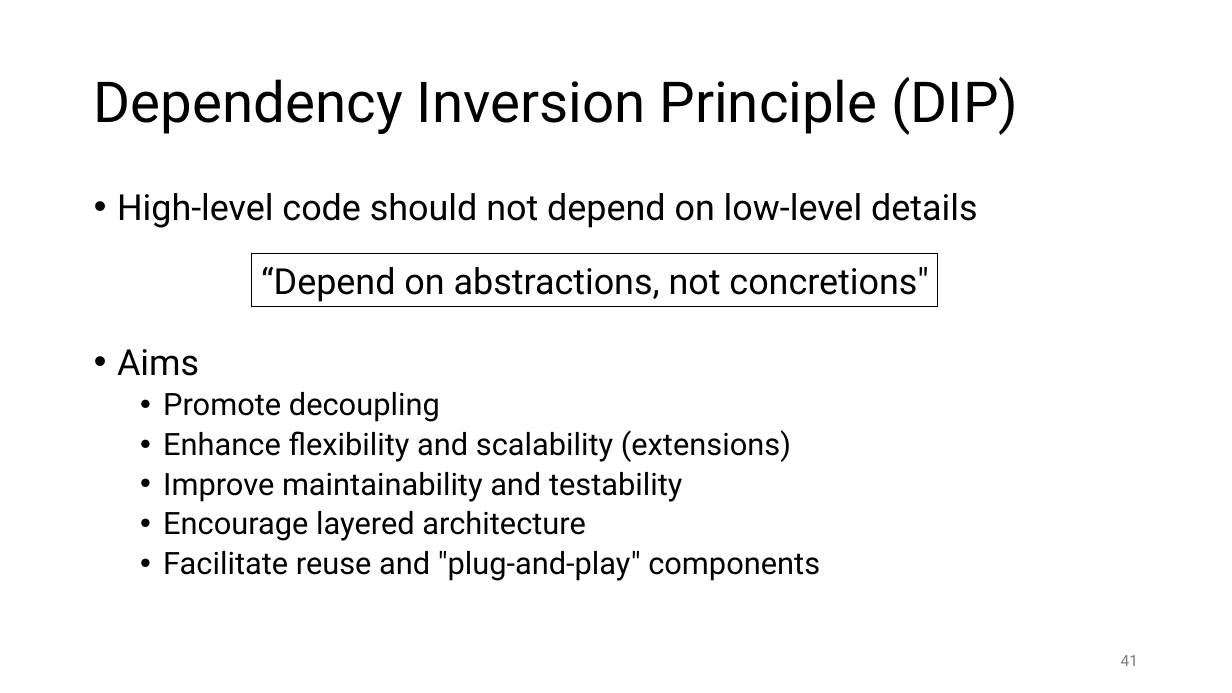
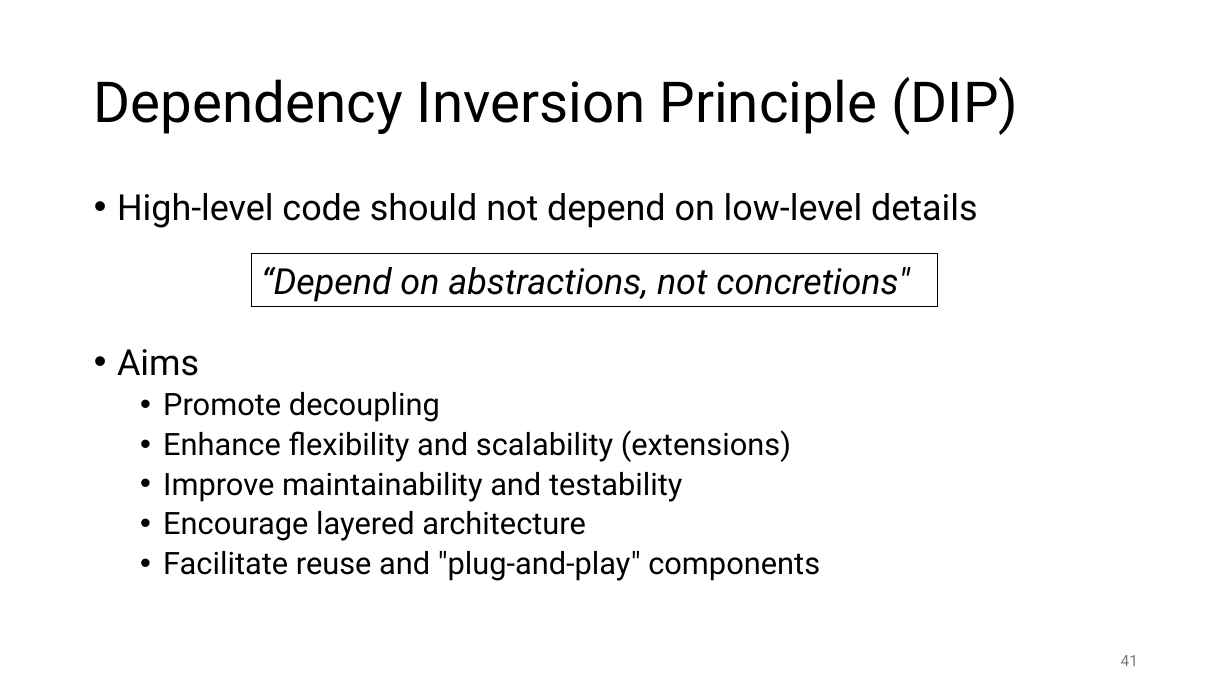
Before and after one commit to gjbex/C-plus-plus-software-engineering, a slide deck: slide 41 of cpp_software_engineering.pptx. Drawn at 1232x693 pixels with LibreOffice and Linux fonts; fonts in the diff are those of the drawing. Boxes give left, top, right and bottom in pixels: in the first picture for what was removed or moved away, otherwise in the second. Text is boxed around its words. In the diff, an @@ line names an element or a change of style, - is before the commit and + after.

```diff
--- a/cpp_software_engineering.pptx
+++ b/cpp_software_engineering.pptx
@@ rectangle "“Depend on abstractions, not concretions"" at <box>252,253,938,306</box>: italic on @@
```
Also in this commit, not shown: 3 other slides changed, 1 slide added.
